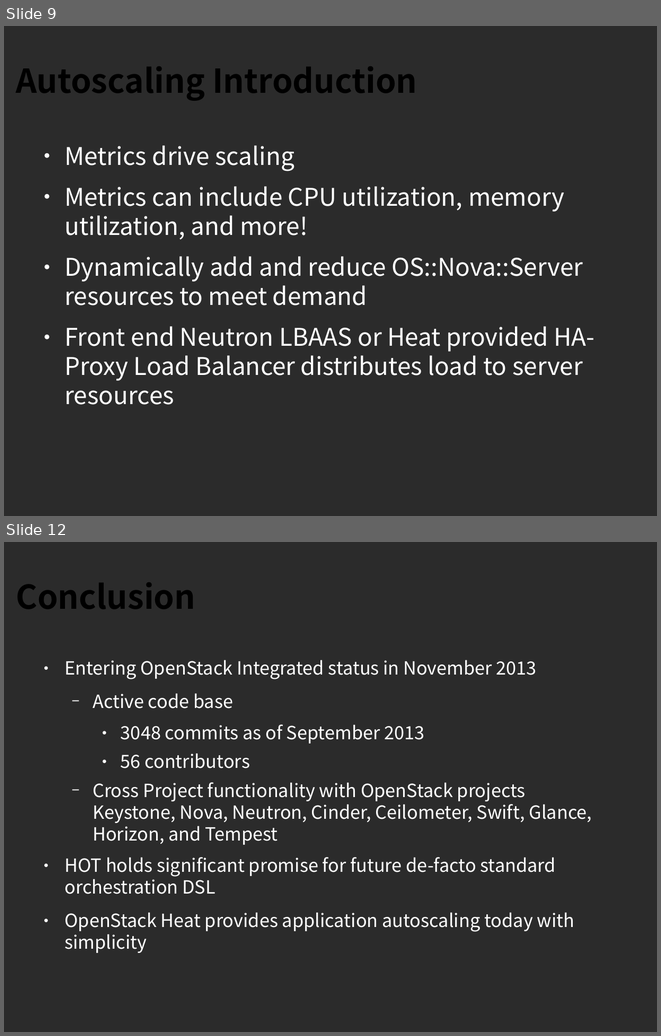
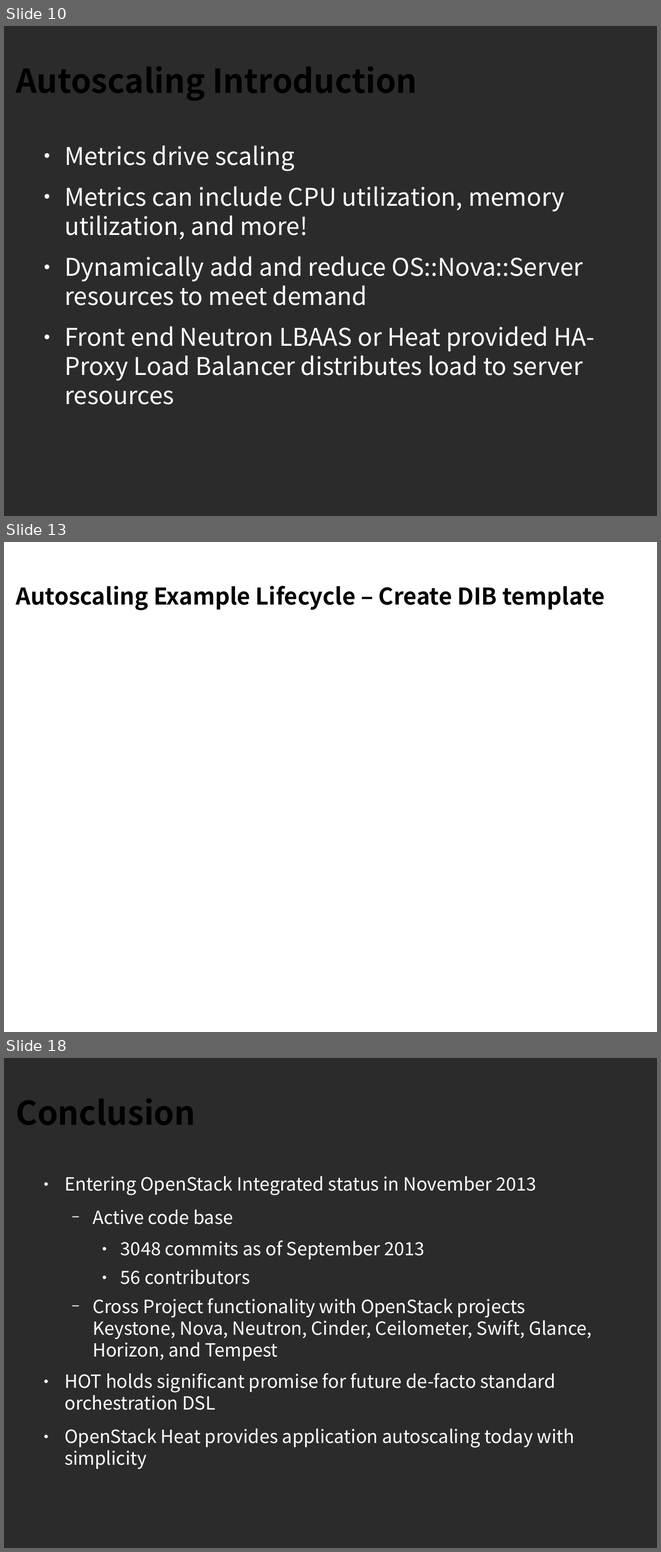
Before and after one commit to sdake/slides, a slide deck: sdake-cloudopen-heat-2013-09/heat-cloudopen-final.odp. Shown one above the other, each under a label of ours: slides 9 and 12 before the commit, slides 10, 13 and 18 after it; the slides between them are not shown. The pictures are 661x1036 and 661x1552 pixels, drawn with LibreOffice and Linux fonts; fonts in the diff are those of the drawing; background and template pictures are left out; a plain dark background stands for a picture behind light text. Boxes give left, top, right and bottom in pixels: in the first picture for what was removed or moved away, otherwise in the second. Text is boxed around its words. In the diff, an @@ line names an element or a change of style, - is before the commit and + after.

```diff
--- a/sdake-cloudopen-heat-2013-09/heat-cloudopen-final.odp
+++ b/sdake-cloudopen-heat-2013-09/heat-cloudopen-final.odp
@@ slide 13 added at (x1=4, y1=542, x2=657, y2=1032), background picture (left out) @@
@@ title added at (x1=16, y1=585, x2=605, y2=610), 28 pt, text #000000, bold @@
+Autoscaling Example Lifecycle – Create DIB template
@@ what was slide 9 is now slide 10 @@
@@ what was slide 12 is now slide 18 @@
```
Also in this commit, not shown: 4 slides changed, 6 other slides added, 1 slide removed, 4 other files.
